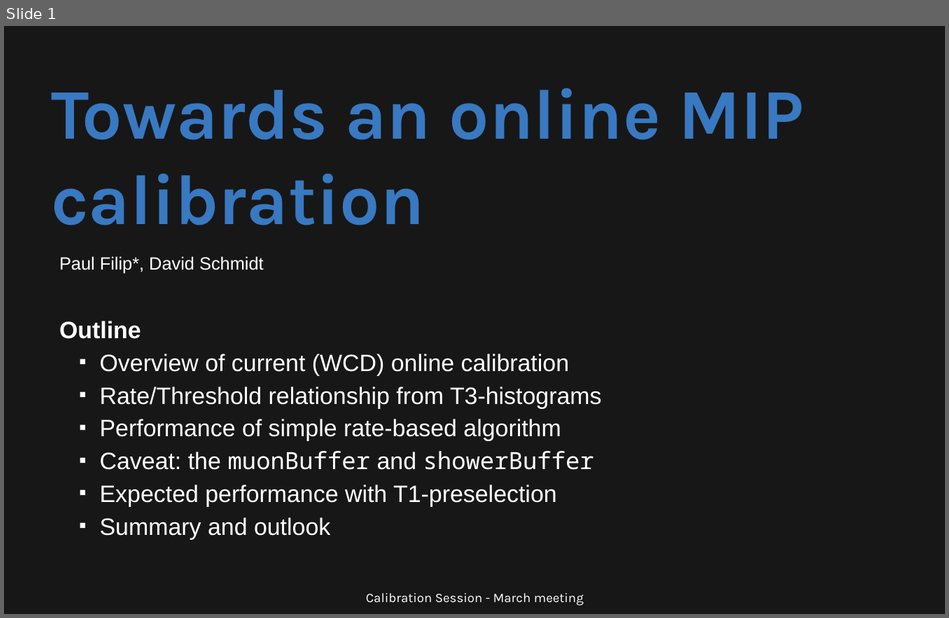
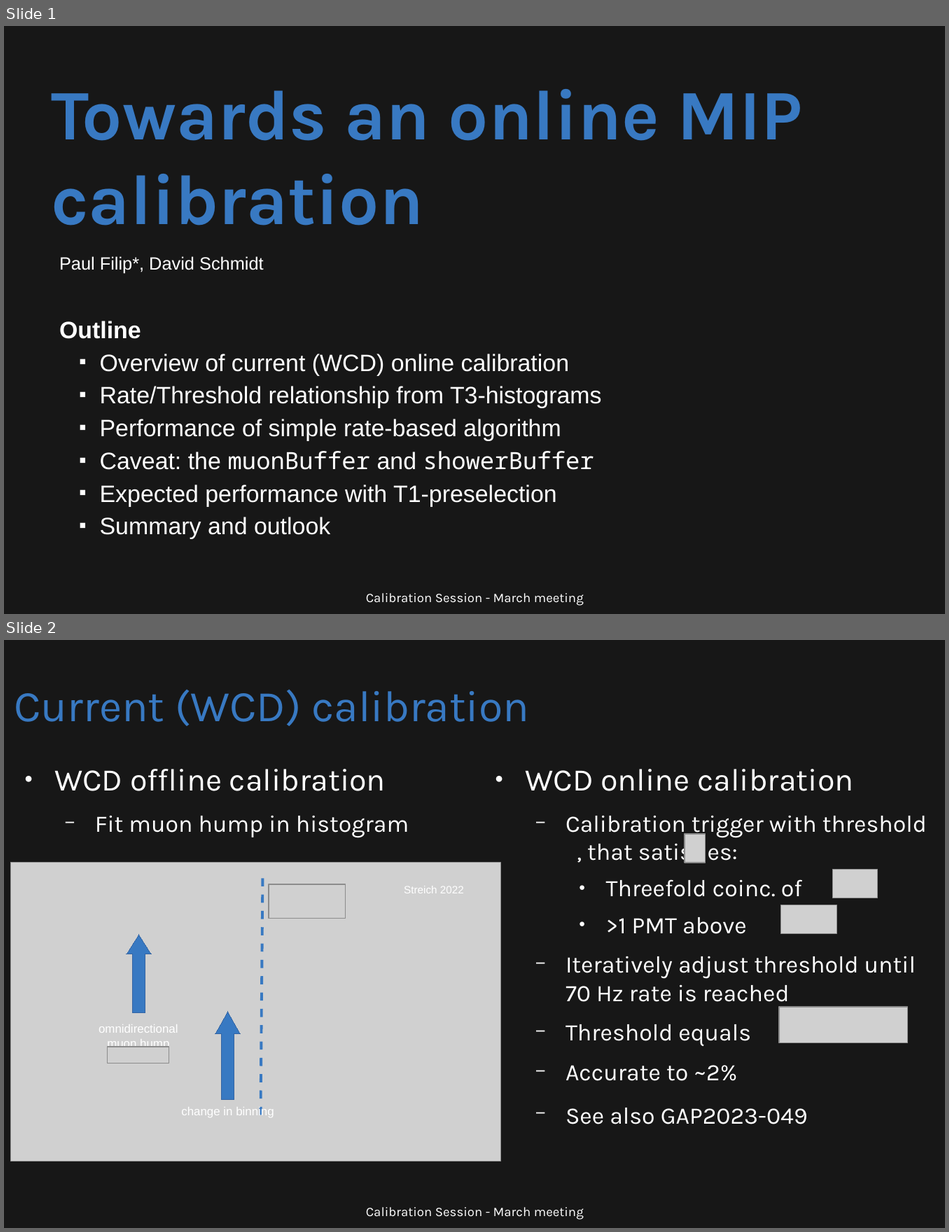
Before and after one commit to Quizznor/phd-thesis, a slide deck: Outreach/malargue_apr_2024/mip_online_calibration/calibration_session_2024_04_15_filip_mip.odp. Shown one above the other, each under a label of ours: slide 1 before the commit, slides 1 and 2 after it. The pictures are 949x618 and 949x1232 pixels, drawn with LibreOffice and Linux fonts; fonts in the diff are those of the drawing; grey boxes stand for pictures. Boxes give left, top, right and bottom in pixels: in the first picture for what was removed or moved away, otherwise in the second. Text is boxed around its words. In the diff, an @@ line names an element or a change of style, - is before the commit and + after.

```diff
--- a/Outreach/malargue_apr_2024/mip_online_calibration/calibration_session_2024_04_15_filip_mip.odp
+++ b/Outreach/malargue_apr_2024/mip_online_calibration/calibration_session_2024_04_15_filip_mip.odp
@@ slide 2 added at (4,640,945,1228), background #171717 @@
@@ title added at (14,689,529,726), 37 pt, text #3879C2 @@
+Current (WCD) calibration
@@ text added at (54,769,409,837), 20 pt, text #FFFFFF @@
+● WCD offline calibration
+  − Fit muon hump in histogram
@@ text added at (525,769,927,1124), 20 pt, text #FFFFFF @@
+● WCD online calibration
+  − Calibration trigger with threshold , that satisfies:
+    ● Threefold coinc. of
+    ● >1 PMT above
+  − Iteratively adjust threshold until 70 Hz rate is reached
+  − Threshold equals
+  − Accurate to ~2%
+  − See also GAP2023-049
@@ picture added at (684,834,705,863) @@
@@ picture added at (11,863,501,1162) @@
@@ picture added at (833,870,878,899) @@
@@ line added from (263, 878) to (261, 1118), #3879C2 2.3 pt @@
@@ picture added at (269,884,346,919) @@
@@ text added at (404,886,464,893), 9 pt, text #FFFFFF @@
+Streich 2022
@@ picture added at (781,905,837,934) @@
@@ up arrow added at (127,935,152,1012), fill #3879C2, outline #3465A4 0 pt @@
@@ up arrow added at (215,1012,241,1100), fill #3879C2, outline #3465A4 0 pt @@
@@ picture added at (779,1007,908,1044) @@
@@ text added at (98,1024,178,1050), 10 pt, text #FFFFFF @@
+omnidirectional muon hump
+~
@@ picture added at (108,1047,168,1064) @@
@@ text added at (181,1107,274,1117), 10 pt, text #FFFFFF @@
+change in binning
@@ text added at (366,1207,584,1220), 11 pt, text #FFFFFF @@
+Calibration Session - March meeting
@@ slide 1 changed as well @@
@@ title "Towards an online MIP calibration" at (51,89,802,226): size 60 to 59.9 pt @@
```
Also in this commit, not shown: 1 other slide changed, 4 other slides added, 5 other files.
